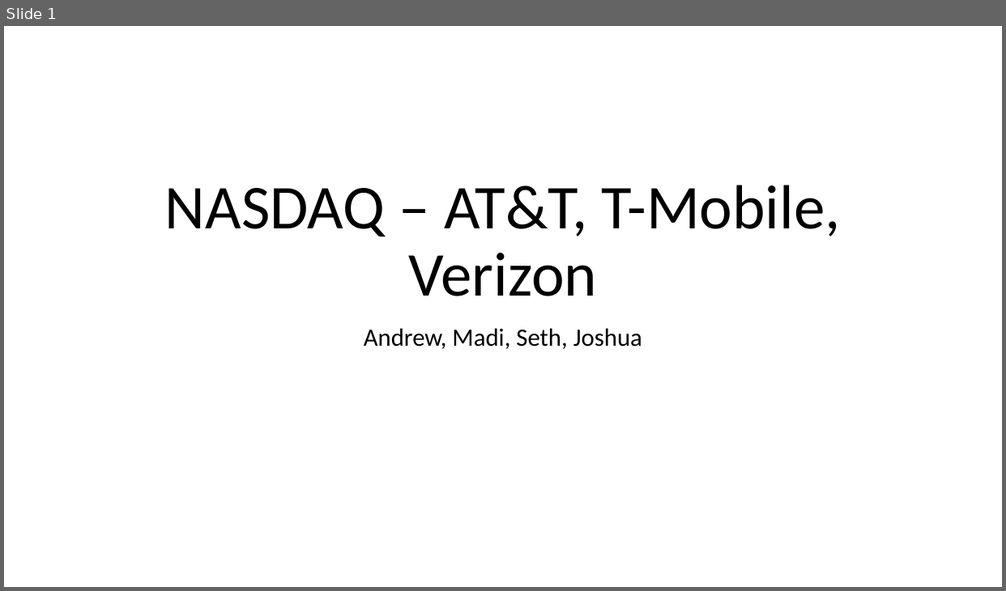
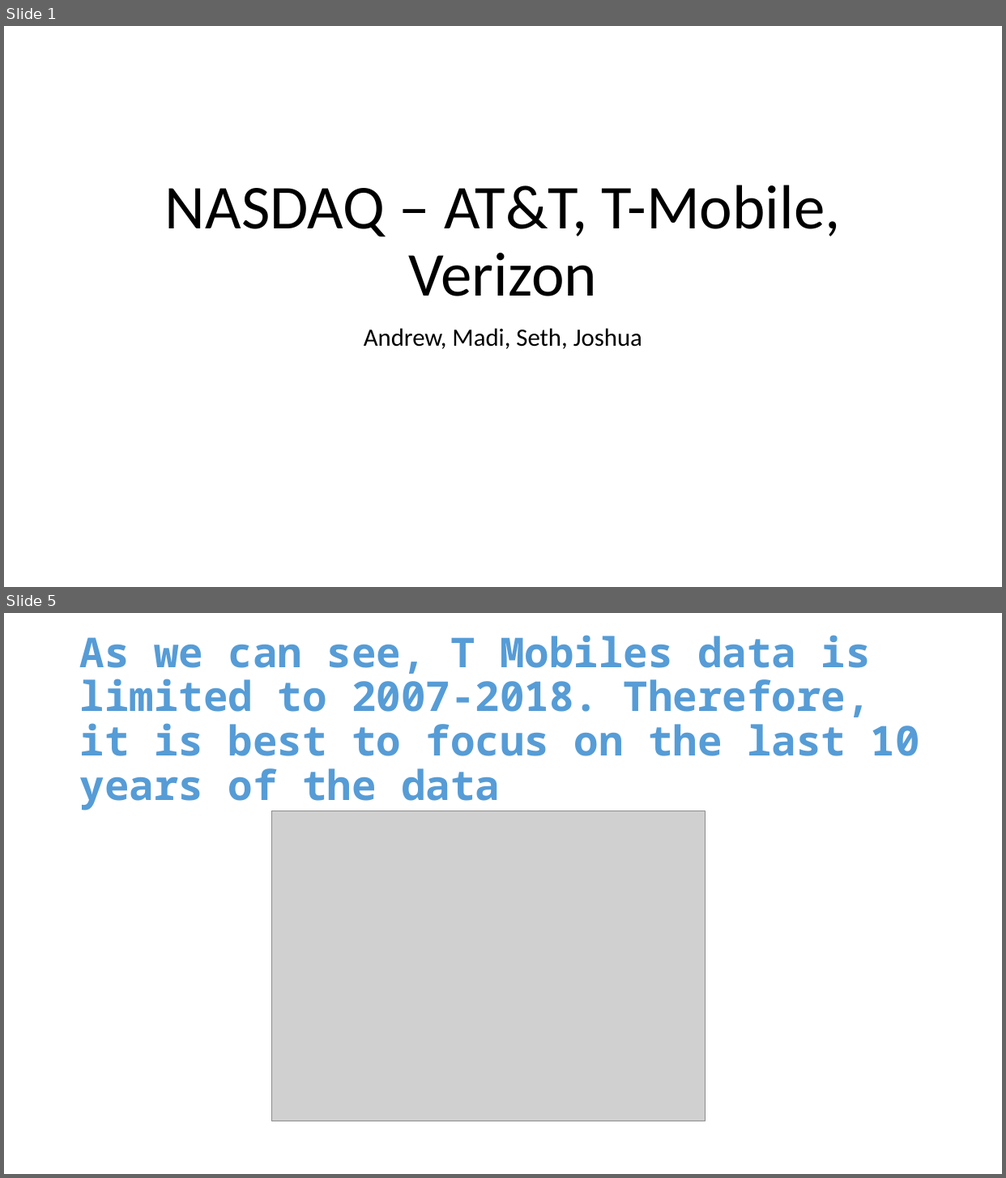
Before and after one commit to mssubaiti/Project1_Group1, a slide deck: presentation.pptx. Shown one above the other, each under a label of ours: slide 1 before the commit, slides 1 and 5 after it; the slides between them are not shown. The pictures are 1006x591 and 1006x1178 pixels, drawn with LibreOffice and Linux fonts; fonts in the diff are those of the drawing; grey boxes stand for pictures. Boxes give left, top, right and bottom in pixels: in the first picture for what was removed or moved away, otherwise in the second. Text is boxed around its words. In the diff, an @@ line names an element or a change of style, - is before the commit and + after.

```diff
--- a/presentation.pptx
+++ b/presentation.pptx
@@ slide 5 added at [4, 613, 1002, 1174], background #FFFFFF @@
@@ title added at [80, 635, 920, 811], 39.6 pt, text #569CD6, bold @@
+As we can see, T Mobiles data is limited to 2007-2018. Therefore, it is best to focus on the last 10 years of the data
@@ picture added at [272, 811, 705, 1122] @@
```
Also in this commit, not shown: 6 slides changed, 12 other slides added, 9 slides removed, 6 other files.
